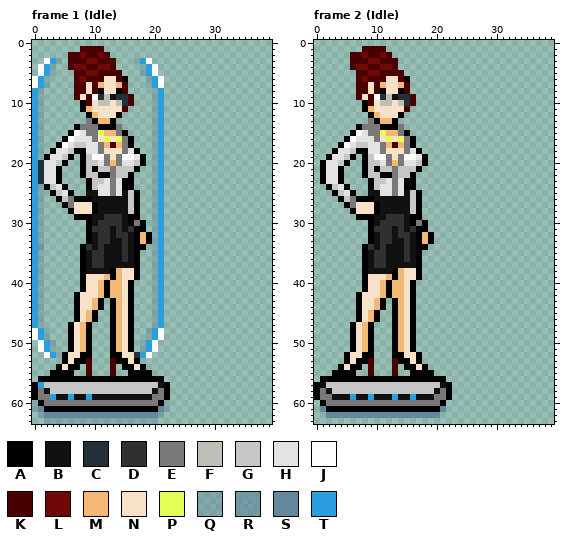
Pixel-art file, stored at Platformer/Assets/Images/Ase/Marchioness.ase. That is the earlier state.
64x64 pixels, 16 frames. Shown: frame 1 (Idle): x 0..39, y 0..63; frame 2 (Idle): x 0..39, y 0..63. The commit also changed other frames, which this record leaves out.
Visible layers, top first: "Robot", "Weapon", "Hair", "Clothes", "Body".
Palette (. is transparent): A #000000  B #111111  C #223038  D #303030  E #797979  F #bebfb7  G #c6c6c6  H #e3e3e3  J #ffffff  K #490000  L #710808  M #f3b873  N #f7e1c7  P #e5ff59  Q #5c839a5d  R #5c839a98  S #5c839ae3  T #2b9de1
Pixels before, frame 1 (Idle) (only the part around the change), first column x 0:
 0 .........................
 1 ........KKKK.............
 2 ......KKLKKLK............
 3 ..JTQ.KKKLLKKK...QTJ.....
 4 .JTQ..KLLKKLLK....QTJ....
 5 .JTQ...KKLLKKKK...QTJ....
 6 JTQ....KLKKKNNKA...QTJ...
 7 JTQ....KKNKMNNMK...QTJ...
 8 TQ.....KKNKANNAK....QT...
 9 TQ.....KNKJCFBCCK...QT...
10 TQ......AKNFFNFCK...QT...
11 TQ......AMNNNNNK....QT...
12 TQ.......AMNNNA.....QT...
13 TQ.......EAMMA......QT...
14 TQ.....AEEEAAAE.....QT...
15 TQ....AJHEEPMMEA....QT...
16 TQ...AJHHHENPNPEA...QT...
17 TQ..AJHGGHHEMKMEA...QT...
18 TQ.AHHGAAHHENNNEHA..QT...
19 TQAHHGA.AGJJENEJJHA.QT...
20 TCHHGA..AGGHEMEHHGA.QT...
21 TCHHA...AGAGGEGGGA..QT...
22 TCHHA...AGGAAEGGA...QT...
23 TCHHA....AGGHEHAA...QT...
24 TQAGHA...AGHHEHAA...QT...
25 TQ.AGHA..BBHHEHBGA..QT...
26 TQ..AGEAAABBBBBBGA..QT...
27 TQ...AENNNABBBBBGA..QT...
28 TQ....ANNNABBBBBGA..QT...
29 TQ.....AAABBDDDBAA..QT...
30 TQ.......ABDDDDBAEA.QT...
31 TQ.......ADDDBDBDAA.QT...
32 TQ.......ABDDBDDBAMAQT...
33 TQ.......ABDDBBDBAMAQT...
34 TR......ADBDBBBDBAA.QT...
35 TQ......ABDDBBBDBA..QT...
36 TQ......ABDDBBBDBA..QT...
37 TQ......ABDDBBBBBA..QT...
38 TQ......ABBBBAMNNA..QT...
39 TQ......ANNNMAMNNA..QT...
40 TQ......ANNMAMMNA...QT...
41 TQ......ANNMAMMNA...QT...
42 TQ.....ANNNMAMMNA...QT...
43 TQ.....ANNMA.AMNA...QT...
44 TQ.....ANNMA.AMNA...QT...
45 TQ.....ANMA..AMNA...QT...
46 TQ.....ANMA..AMNA...QT...
47 TQ....ANMA...AMNA...QT...
48 JTQ...ANMA...AMNA..QTJ...
49 JTQ...ANMA...AMNA..QTJ...
50 .JTQ..ANMA...AMNA.QTJ....
51 .JTQ..ANMA...AMNA.QTJ....
52 ..JTQANNAA...AANNCTJ.....
53 .....ANAAK...KAANA.......
54 ....ANAA.K...K.AANA......
55 ...AAAA..K...K..AAAA.....
56 .AAAAAAAAAAAAAAAAAAAAA...
57 ATGGGGGGGGGGGGGGGGGGGBA..
58 AEBGGGGGGGGGGGGGGGGGBEA..
59 AEETBBTBBTBBBBBBBBBBEEA..
60 QAEEEEEEEEEEEEEEEEEEEAQ..
61 QSAAAAAAAAAAAAAAAAAAASQ..
62 .QSSSSSSSSSSSSSSSSSSSQ...
63 ..QQQQQQQQQQQQQQQQQQQ....
Pixels before, frame 2 (Idle) (only the part around the change), first column x 0:
 0 ..............................
 1 ........KKKK..................
 2 ......KKLKKLK.................
 3 ......KKKLLKKK................
 4 ......KLLKKLLK................
 5 .......KKLLKKKK...............
 6 .......KLKKKNNKA..............
 7 .......KKNKMNNMK..............
 8 .......KKNKANNAK..............
 9 .......KNKJCFBCCK.............
10 ........AKNFFNFCK.............
11 ........AMNNNNNK..............
12 .........AMNNNA...............
13 .........EAMMA................
14 .......AEEEAAAE...............
15 ......AJHEEPMMEA..............
16 .....AJHHHENPNPEA.............
17 ....AJHGGHHEMKMEA.............
18 ...AHHGAAHHENNNEHA............
19 ..AHHGA.AGJJENEJJHA...........
20 .AHHGA..AGGHEMEHHGA...........
21 .AHHA...AGAGGEGGGA............
22 .AHHA...AGGAAEGGA.............
23 .AHHA....AGGHEHAA.............
24 ..AGHA...AGHHEHAA.............
25 ...AGHA..BBHHEHBGA............
26 ....AGEAAABBBBBBGA............
27 .....AENNNABBBBBGA............
28 ......ANNNABBBBBGA............
29 .......AAABBDDDBAA............
30 .........ABDDDDBAEA...........
31 .........ADDDBDBDAA...........
32 .........ABDDBDDBAMA..........
33 .........ABDDBBDBAMA..........
34 ........ADBDBBBDBAA...........
35 ........ABDDBBBDBA............
36 ........ABDDBBBDBA............
37 ........ABDDBBBBBA............
38 ........ABBBBAMNNA............
39 ........ANNNMAMNNA............
40 ........ANNMAMMNA.............
41 ........ANNMAMMNA.............
42 .......ANNNMAMMNA.............
43 .......ANNMA.AMNA.............
44 .......ANNMA.AMNA.............
45 .......ANMA..AMNA.............
46 .......ANMA..AMNA.............
47 ......ANMA...AMNA.............
48 ......ANMA...AMNA.............
49 ......ANMA...AMNA.............
50 ......ANMA...AMNA.............
51 ......ANMA...AMNA.............
52 .....ANNAA...AANNA............
53 .....ANAAK...KAANA............
54 ....ANAA.K...K.AANA...........
55 ...AAAA..K...K..AAAA..........
56 .AAAAAAAAAAAAAAAAAAAAA........
57 ABGGGGGGGGGGGGGGGGGGGBA.......
58 AEBGGGGGGGGGGGGGGGGGBEA.......
59 AEEBBBTBBTBBBTBBTBBBEEA.......
60 .AEEEEEEEEEEEEEEEEEEEA........
61 .SAAAAAAAAAAAAAAAAAAAS........
62 ..SSSSSSSSSSSSSSSSSSS.........
63 ..............................
New version:
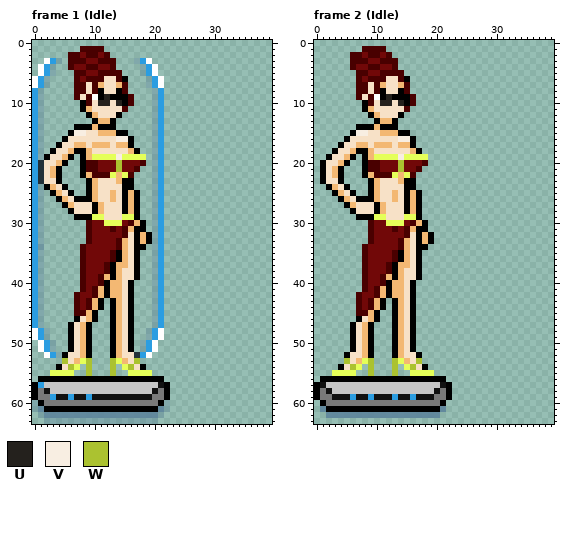
Colours new in this view: U #24211d  V #f8eee2  W #abc230
From old to new:
layer "Clothes" now hidden
layer "Swimsuit" added
Frame 1 (Idle):
y 9: x 11..15 CFBCC -> AUAAA
y 10: x 11..12 FF -> UU; x 14..15 FC -> UA
y 13: x 9 E -> .
y 14: x 8..10 EEE -> AAM; x 14 E -> .
y 15: x 7..11 JHEEP -> VVNNM; x 14 E -> A
y 16: x 6..10 JHHHE -> NNNNN; x 12 P -> N; x 14..15 PE -> VV
y 17: x 5..11 JHGGHHE -> NNMMNMM; x 13 K -> N; x 15 E -> M
y 18: x 4..6 HHG -> NNM; x 9..11 HHE -> MNN; x 15..16 EH -> NM
y 19: x 3..5 HHG -> NNM; x 9..18 GJJENEJJHA -> MPPPPVPPPP
y 20: x 2..4 HHG -> NNM; x 9..18 GGHEMEHHGA -> KKLLLWLLLK
y 21: x 2..3 HH -> NM; x 9..17 GAGGEGGGA -> KKLLLWLLK
y 22: x 2..3 HH -> NM; x 9..16 GGAAEGGA -> MKKKPMPK
y 23: x 2..3 HH -> NN; x 10..14 GGHEH -> MNNNM
y 24: x 3..4 GH -> MN; x 10..14 GHHEH -> MNNNN
y 25: x 4..5 GH -> MN; x 9..16 BBHHEHBG -> AMNNMNAM
y 26: x 5..6 GE -> MN; x 10..16 BBBBBBG -> MNNMNAM
y 27: x 6 E -> M; x 11..16 BBBBBG -> MNNNAM
y 28: x 11..16 BBBBBG -> MNNNAM
y 29: x 10..16 BBDDDBA -> PPNNNPP
y 30: x 9..17 ABDDDDBAE -> KLLPPPLKM
y 31: x 9..16 ADDDBDBD -> KLLLKLKM
y 32: x 9..16 ABDDBDDB -> KLLLLLKN
y 33: x 9..16 ABDDBBDB -> KLLLLKMN
y 34: x 8..16 ADBDBBBDB -> KLLLLLKMN
y 35..36: x 8..16 ABDDBBBDB -> KLLLLKAMN
y 37: x 8..16 ABDDBBBBB -> KLLLKAMMN
y 38: x 8..12 ABBBB -> KLLLK
y 39: x 8..11 ANNN -> KLLK
y 40: x 8..11 ANNM -> KLLK
y 41: x 8..10 ANN -> KLK
y 42: x 7..10 ANNN -> KLLK
y 43..44: x 7..9 ANN -> KLK
y 45: x 7..8 AN -> KK
y 52: x 8 A -> M; x 14 A -> M
y 53: x 5 A -> W; x 7..9 AAK -> MPW; x 13..15 KAA -> WPM; x 17 A -> W
y 54: x 6..7 AA -> WP; x 9 K -> W; x 13 K -> W; x 15..16 AA -> PW
y 55: x 3..6 AAAA -> PPPP; x 9 K -> W; x 13 K -> W; x 16..19 AAAA -> PPPP
Frame 2 (Idle): the same change as frame 1 (Idle)
Pixel boxes of the changes (left, top, right, bottom) in both pictures:
changed: (44, 94, 146, 316)
changed: (50, 352, 152, 376)
changed: (326, 94, 428, 316)
changed: (332, 352, 434, 376)
